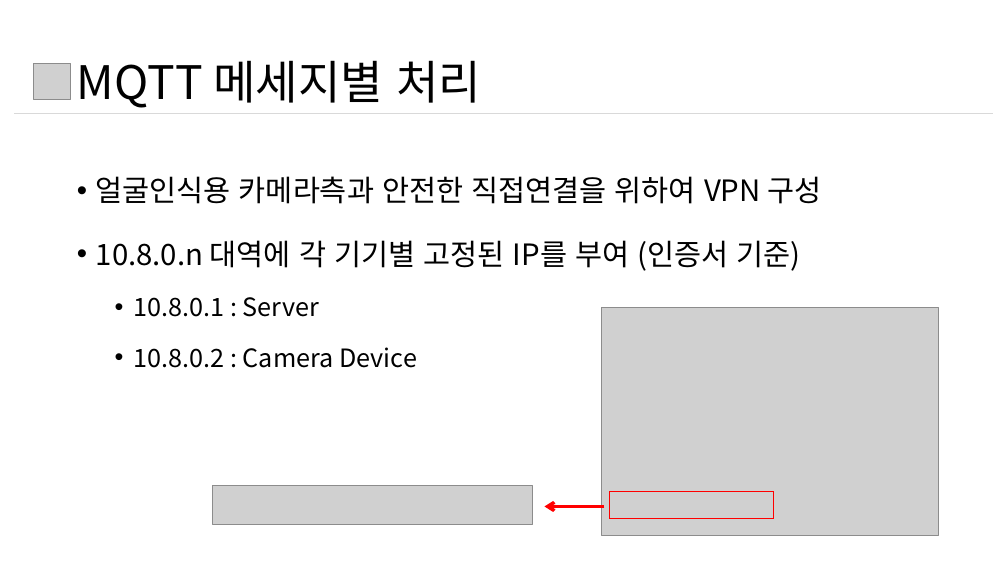
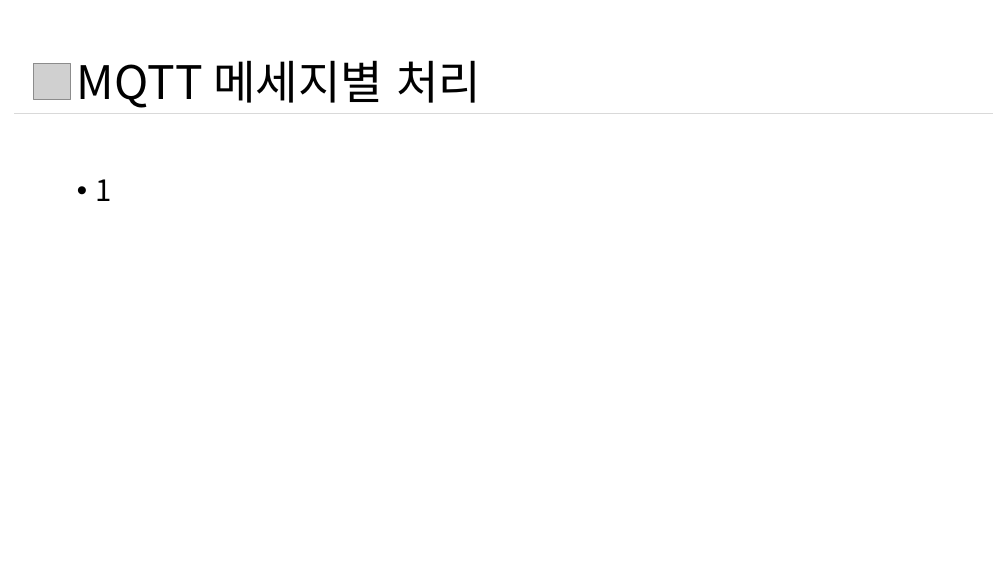
Before and after one commit to chhs2131/2021ESWContest_webOS_Three-Americano, a slide deck: slide 8 of 개발현황/webOS공모전 개발현황 최현식 20210830.pptx. Drawn at 1008x567 pixels with LibreOffice and Linux fonts; fonts in the diff are those of the drawing; grey boxes stand for pictures. Boxes give left, top, right and bottom in pixels: in the first picture for what was removed or moved away, otherwise in the second. Text is boxed around its words. In the diff, an @@ line names an element or a change of style, - is before the commit and + after.

```diff
--- a/개발현황/webOS공모전 개발현황 최현식 20210830.pptx
+++ b/개발현황/webOS공모전 개발현황 최현식 20210830.pptx
@@ text at box(96, 179, 112, 201): text changed @@
-• 얼굴인식용 카메라측과 안전한 직접연결을 위하여 VPN 구성
-• 10.8.0.n 대역에 각 기기별 고정된 IP를 부여 (인증서 기준)
-  • 10.8.0.1 : Server
-  • 10.8.0.2 : Camera Device
+• 1
@@ picture removed at box(602, 308, 939, 535) @@
@@ picture removed at box(212, 485, 532, 524) @@
@@ arrow removed from (604, 507) to (544, 507) @@
@@ rectangle removed at box(609, 492, 774, 518) @@
```
Also in this commit, not shown: 4 other slides changed, 8 other files.
